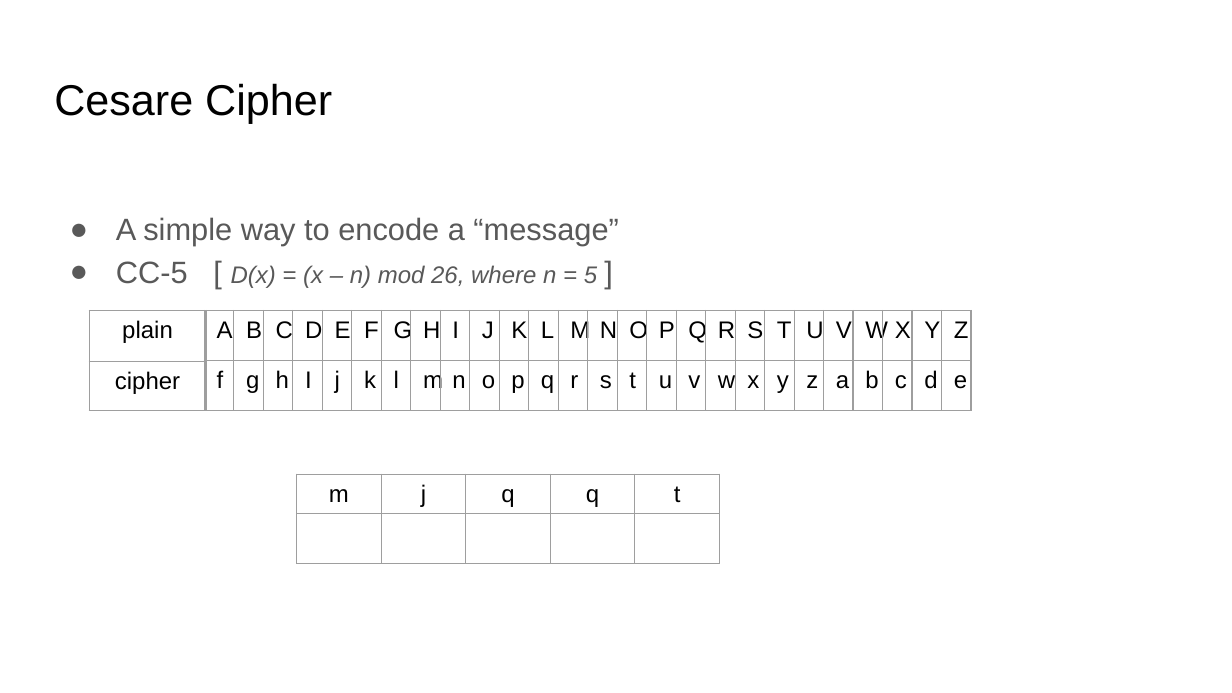
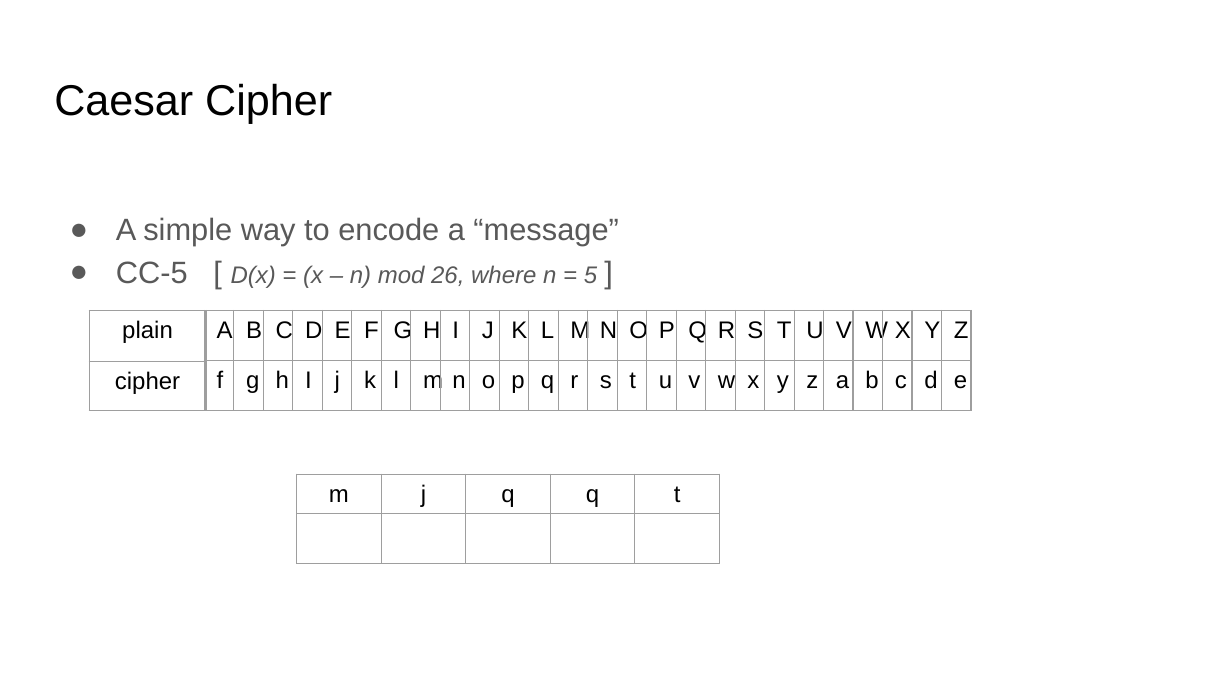
Before and after one commit to COMP122/comp122-s23, a slide deck: slide 2 of format-encodings/documents/ARCHIVE/introduction-to-encodings.pptx. Drawn at 1232x693 pixels with LibreOffice and Linux fonts; fonts in the diff are those of the drawing. Boxes give left, top, right and bottom in pixels: in the first picture for what was removed or moved away, otherwise in the second. Text is boxed around its words. In the diff, an @@ line names an element or a change of style, - is before the commit and + after.

```diff
--- a/format-encodings/documents/ARCHIVE/introduction-to-encodings.pptx
+++ b/format-encodings/documents/ARCHIVE/introduction-to-encodings.pptx
@@ title at [54, 83, 332, 123]: text changed @@
-Cesare Cipher
+Caesar Cipher
```
Also in this commit, not shown: 1 other slide changed, 1 other file.
